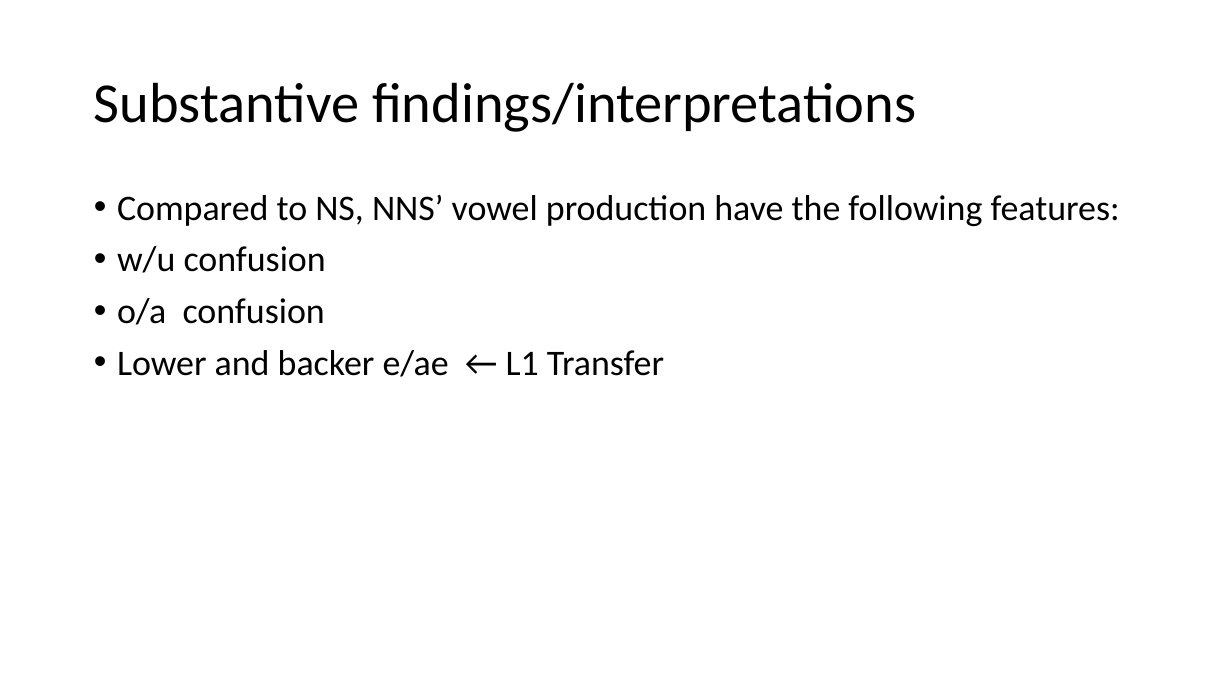
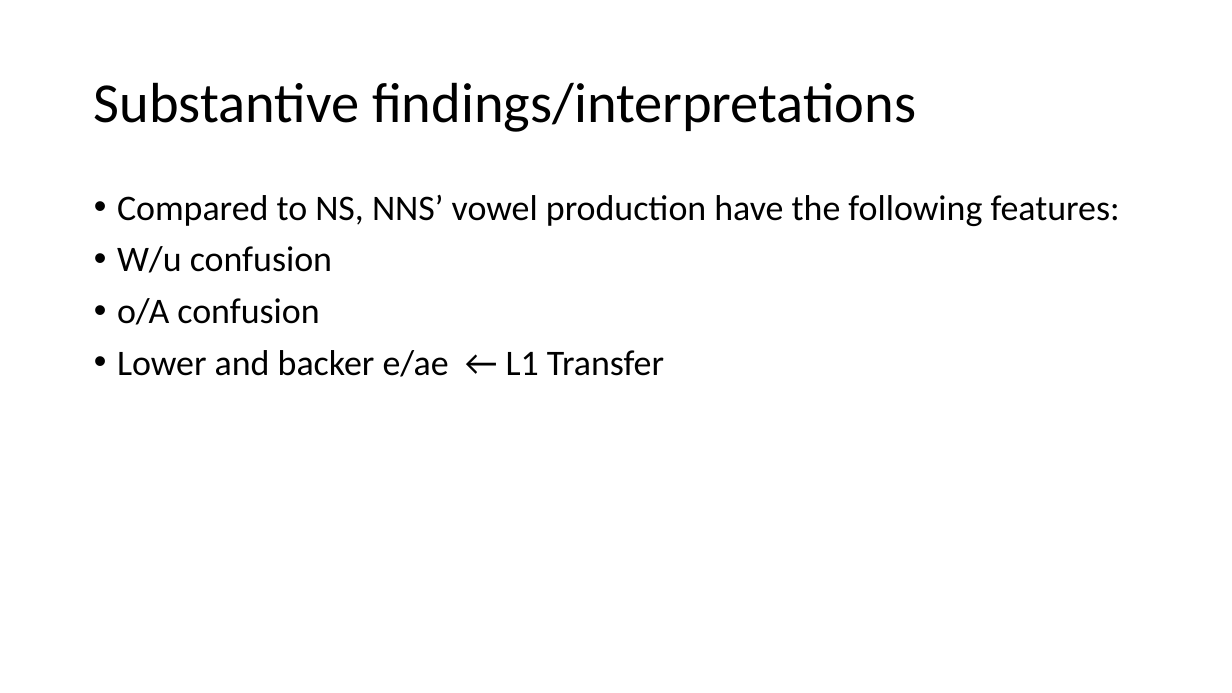
Before and after one commit to heidishi88525/Fall2018RGit, a slide deck: slide 16 of Project_Group5.pptx. Drawn at 1232x693 pixels with LibreOffice and Linux fonts; fonts in the diff are those of the drawing. Boxes give left, top, right and bottom in pixels: in the first picture for what was removed or moved away, otherwise in the second. Text is boxed around its words. In the diff, an @@ line names an element or a change of style, - is before the commit and + after.

Commit message:
Add files via upload
Jungah uploaded final ppt slides

```diff
--- a/Project_Group5.pptx
+++ b/Project_Group5.pptx
@@ text at bbox=[117, 246, 332, 325]: text changed @@
-• w/u confusion
-• o/a confusion
+• W/u confusion
+• o/A confusion
```
